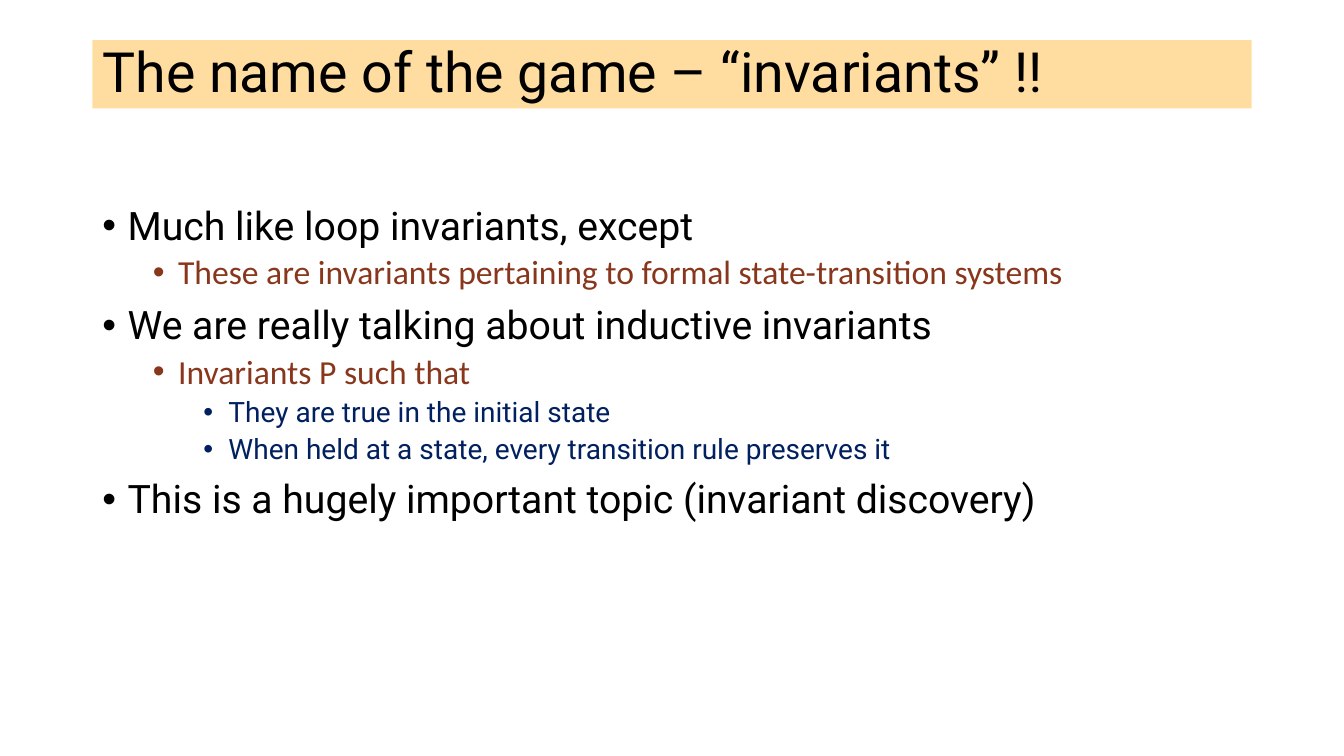
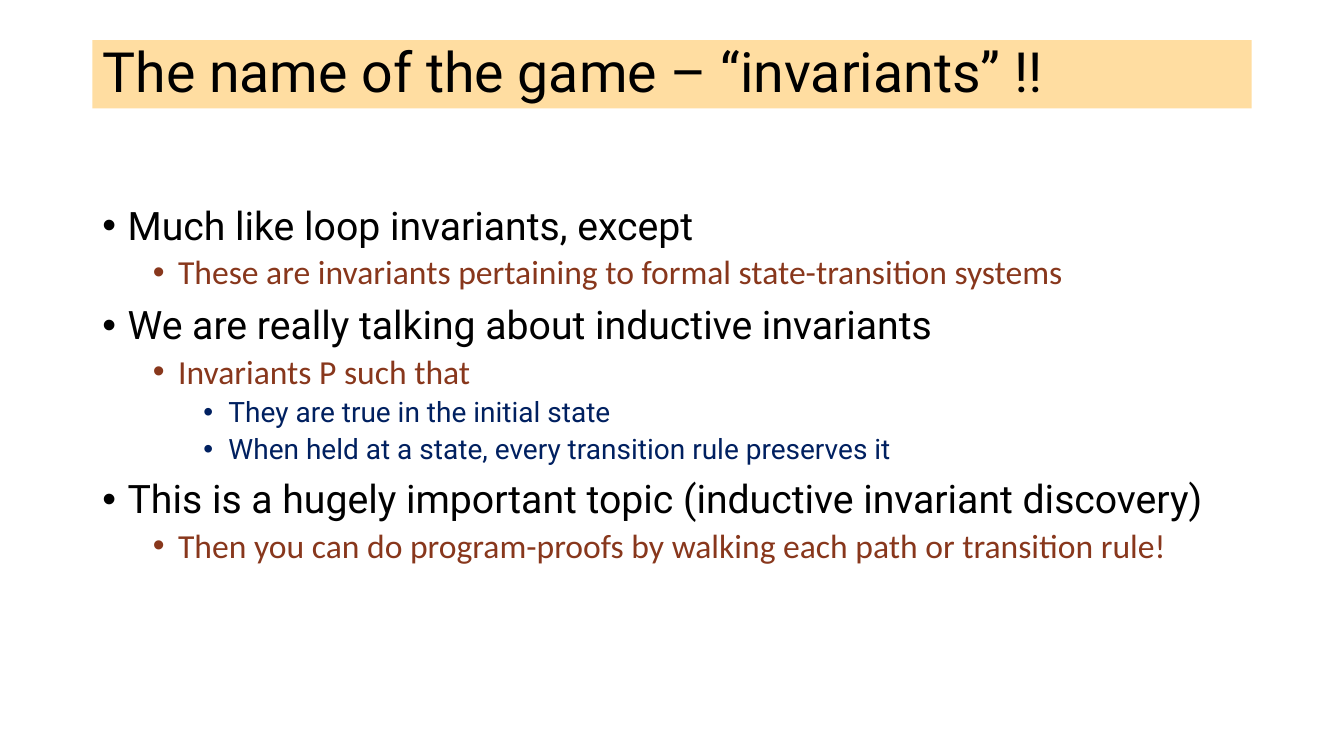
Before and after one commit to ganeshutah/cs6110s22, a slide deck: slide 11 of Lec19/Lec19.pptx. Drawn at 1344x756 pixels with LibreOffice and Linux fonts; fonts in the diff are those of the drawing. Boxes give left, top, right and bottom in pixels: in the first picture for what was removed or moved away, otherwise in the second. Text is boxed around its words. In the diff, an @@ line names an element or a change of style, - is before the commit and + after.

```diff
--- a/Lec19/Lec19.pptx
+++ b/Lec19/Lec19.pptx
@@ text at (128,481,1203,564): text changed; size 28 to 24 pt; font Roboto to Calibri; text colour #000000 to #88371D @@
-• This is a hugely important topic (invariant discovery)
+• This is a hugely important topic (inductive invariant discovery)
+  • Then you can do program-proofs by walking each path or transition rule!
```
Also in this commit, not shown: 4 slides added, 1 other file.
